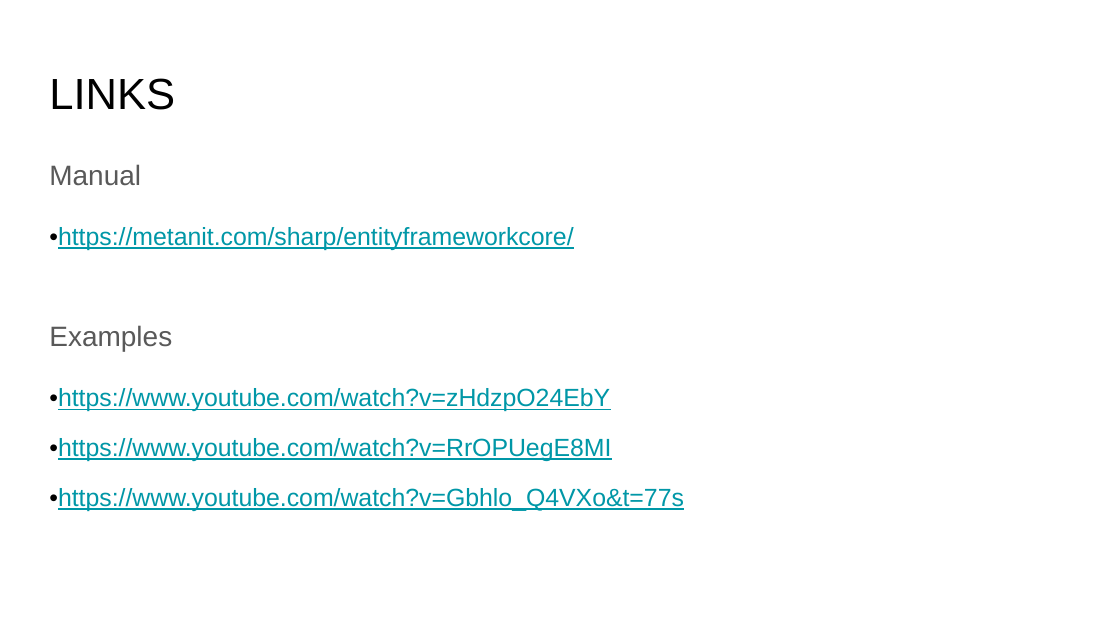
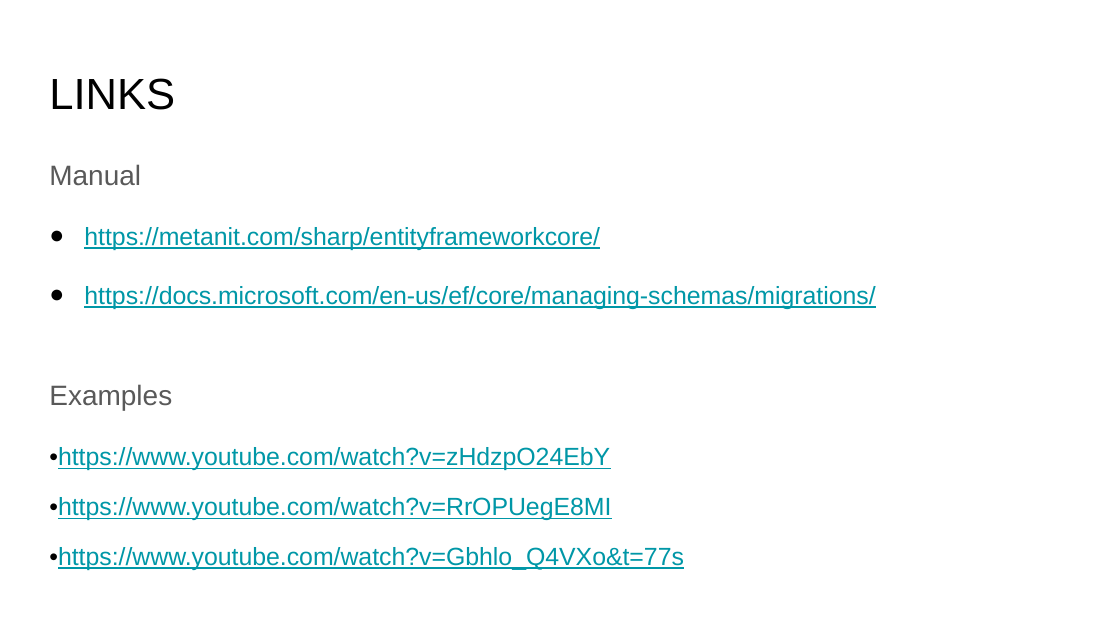
Before and after one commit to zakhar1111/StoreDB_Core, a slide deck: slide 5 of EF core.pptx. Drawn at 1120x630 pixels with LibreOffice and Linux fonts; fonts in the diff are those of the drawing. Boxes give left, top, right and bottom in pixels: in the first picture for what was removed or moved away, otherwise in the second. Text is boxed around its words. In the diff, an @@ line names an element or a change of style, - is before the commit and + after.

```diff
--- a/EF core.pptx
+++ b/EF core.pptx
@@ text at bbox=[84, 227, 875, 309]: text changed @@
-•https://metanit.com/sharp/entityframeworkcore/
+● https://metanit.com/sharp/entityframeworkcore/
+● https://docs.microsoft.com/en-us/ef/core/managing-schemas/migrations/
```
Also in this commit, not shown: 1 other slide changed.
